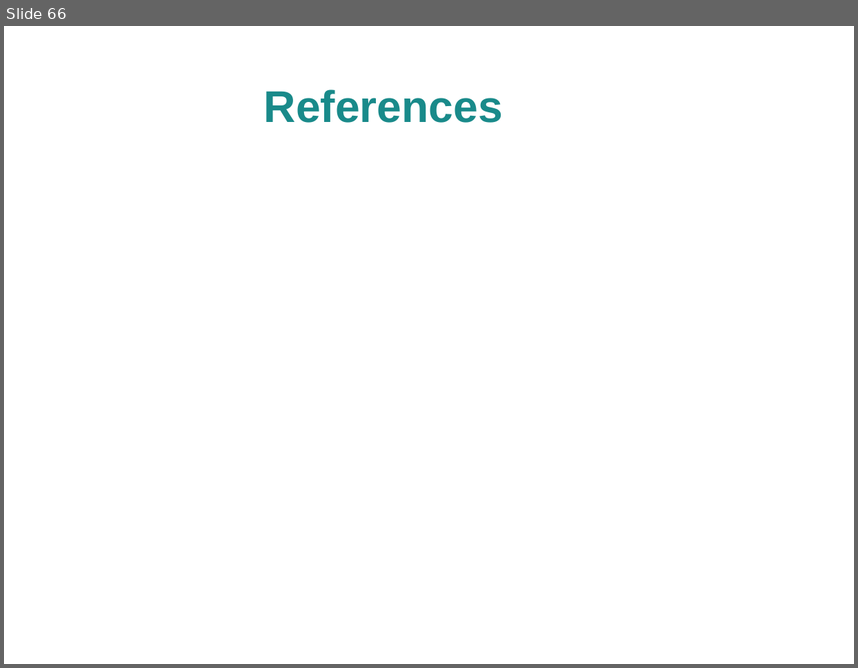
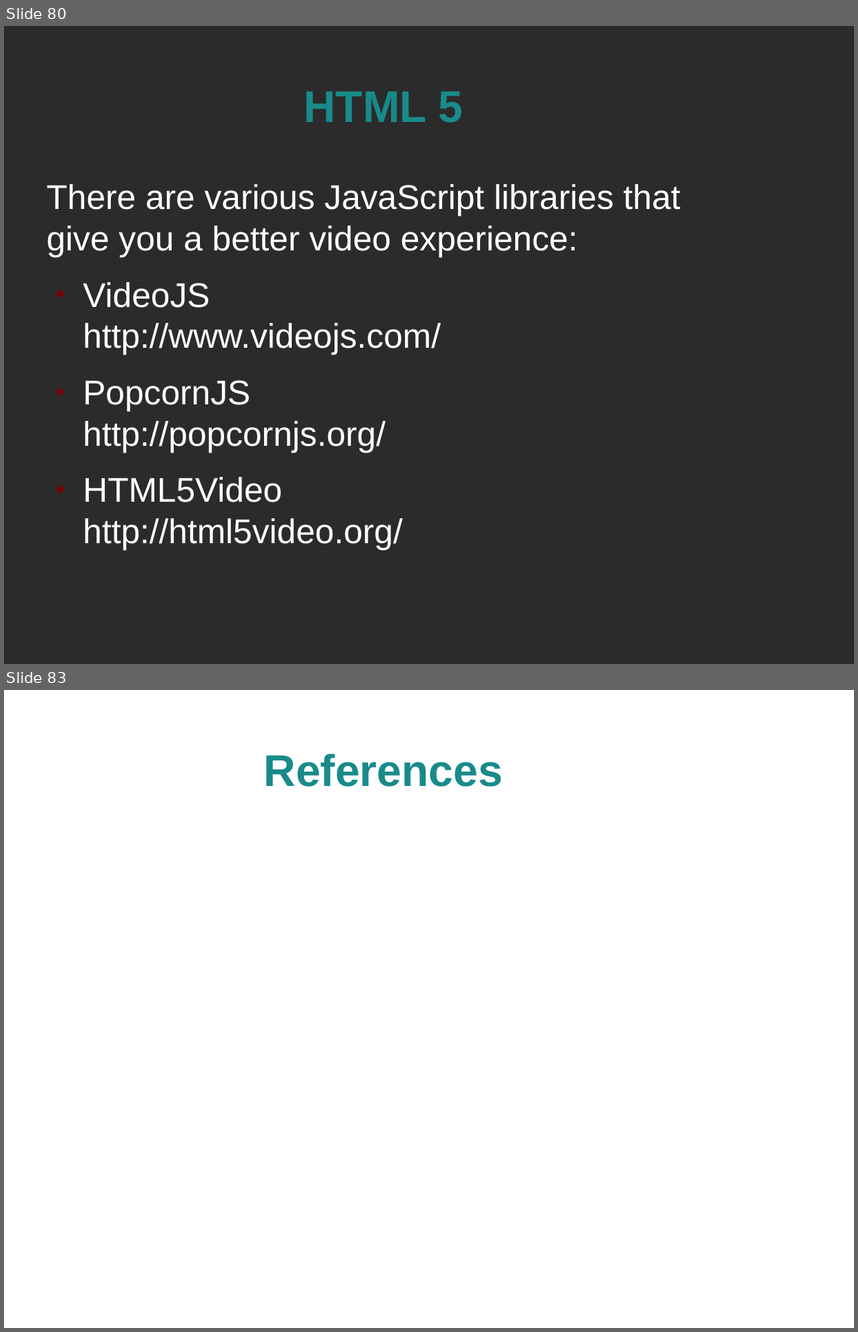
Before and after one commit to spellbindguy/Web-Development, a slide deck: Lectures/03 HTML/HTML.odp. Shown one above the other, each under a label of ours: slide 66 before the commit, slides 80 and 83 after it; the slides between them are not shown. The pictures are 858x668 and 858x1332 pixels, drawn with LibreOffice and Linux fonts; fonts in the diff are those of the drawing; background and template pictures are left out; a plain dark background stands for a picture behind light text. Boxes give left, top, right and bottom in pixels: in the first picture for what was removed or moved away, otherwise in the second. Text is boxed around its words. In the diff, an @@ line names an element or a change of style, - is before the commit and + after.

Commit message:
HTML Lecture slides

```diff
--- a/Lectures/03 HTML/HTML.odp
+++ b/Lectures/03 HTML/HTML.odp
@@ slide 80 added at [4,26,854,664], background picture (left out) @@
@@ title added at [304,92,464,123], 41.4 pt, text #198A8A, bold @@
+HTML 5
@@ text added at [47,184,681,549], 32 pt, text #FFFFFF @@
+There are various JavaScript libraries that give you a better video experience:
+● VideoJS
+  http://www.videojs.com/
+● PopcornJS
+  http://popcornjs.org/
+● HTML5Video
+  http://html5video.org/
@@ what was slide 66 is now slide 83 @@
```
Also in this commit, not shown: 5 slides changed, 20 other slides added, 4 slides removed, 1 other file.
